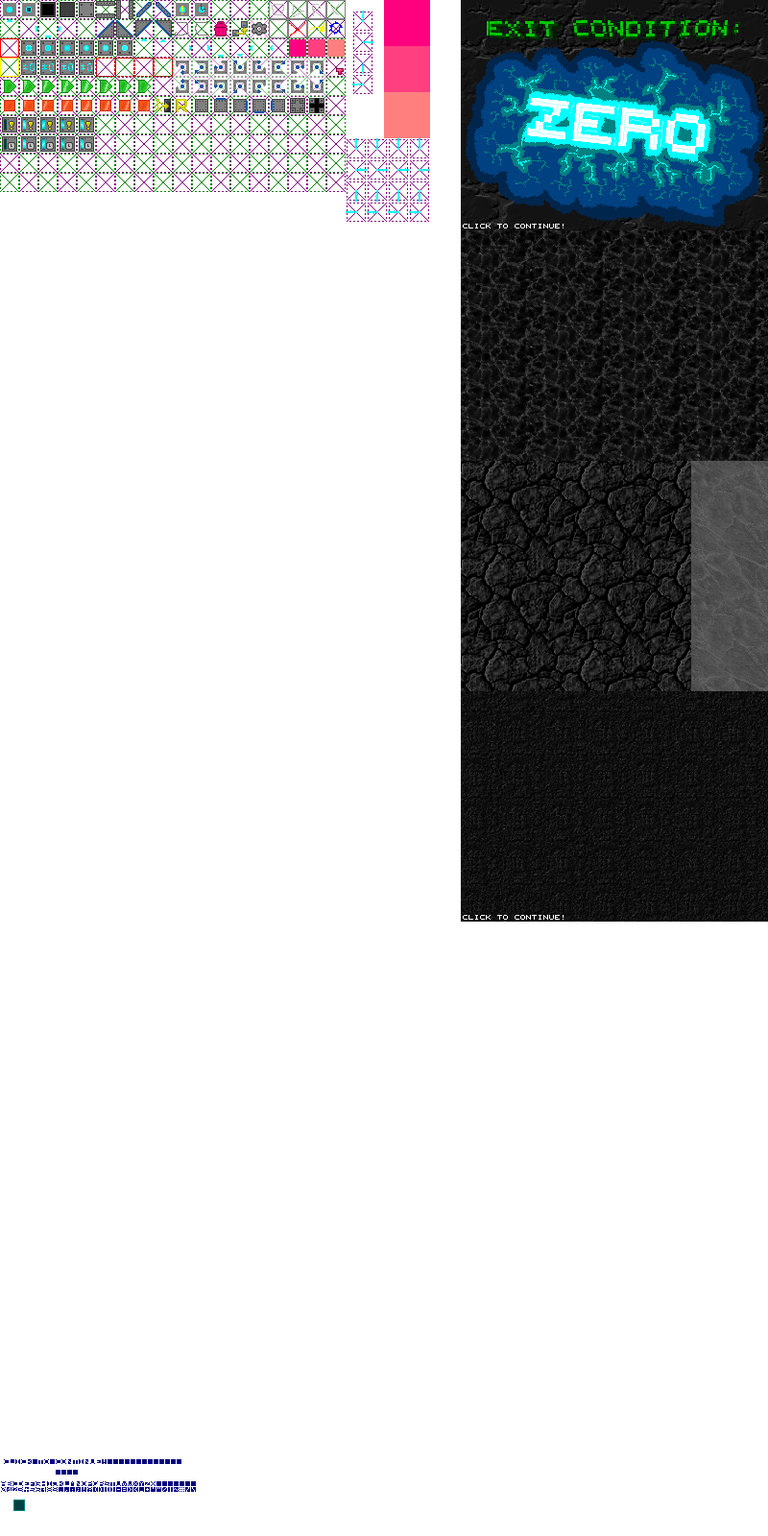
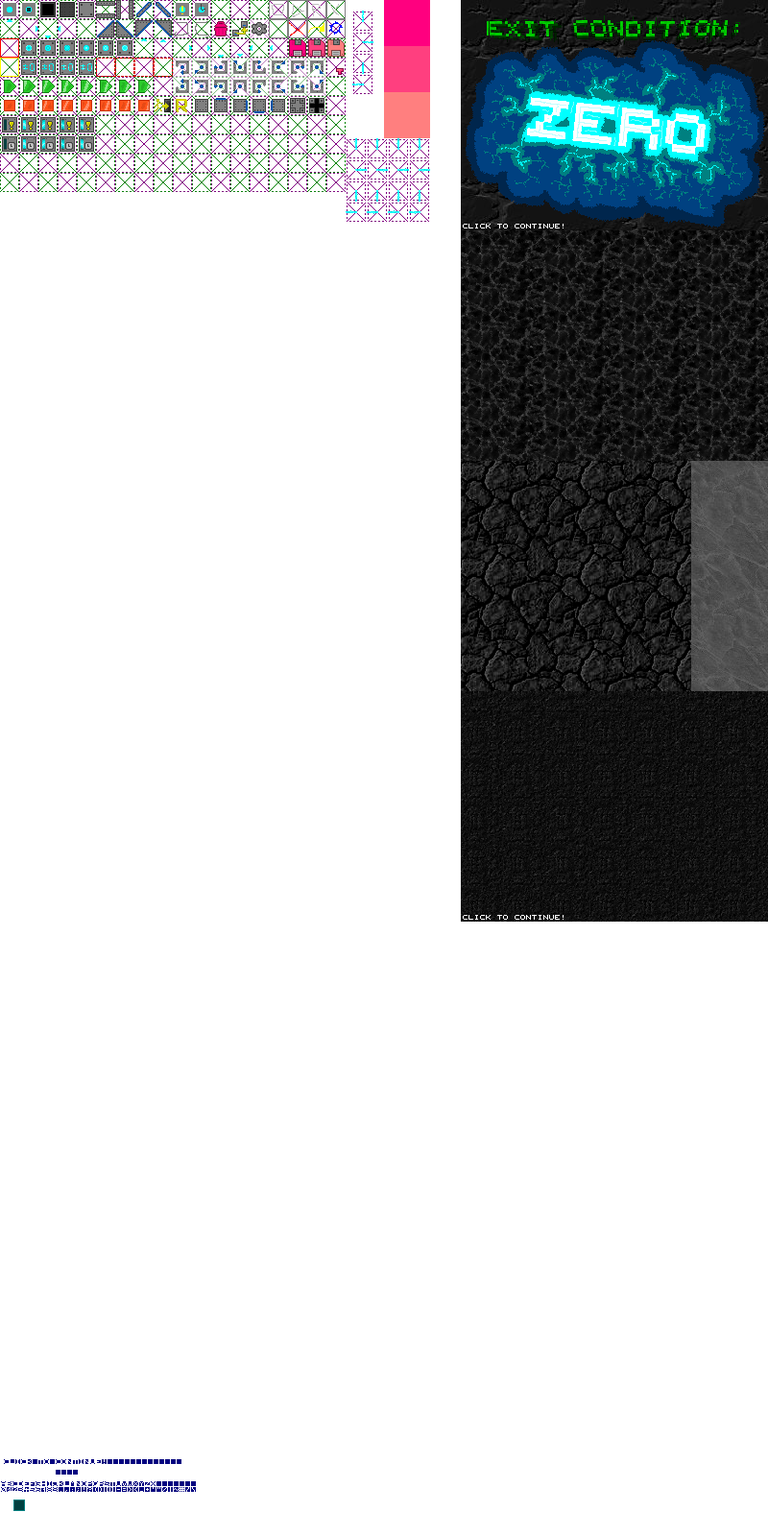
The second 768px x 1536px image is a revision of the first. Changes to its layers:
painted on "stuff" over (288, 39, 345, 57)
